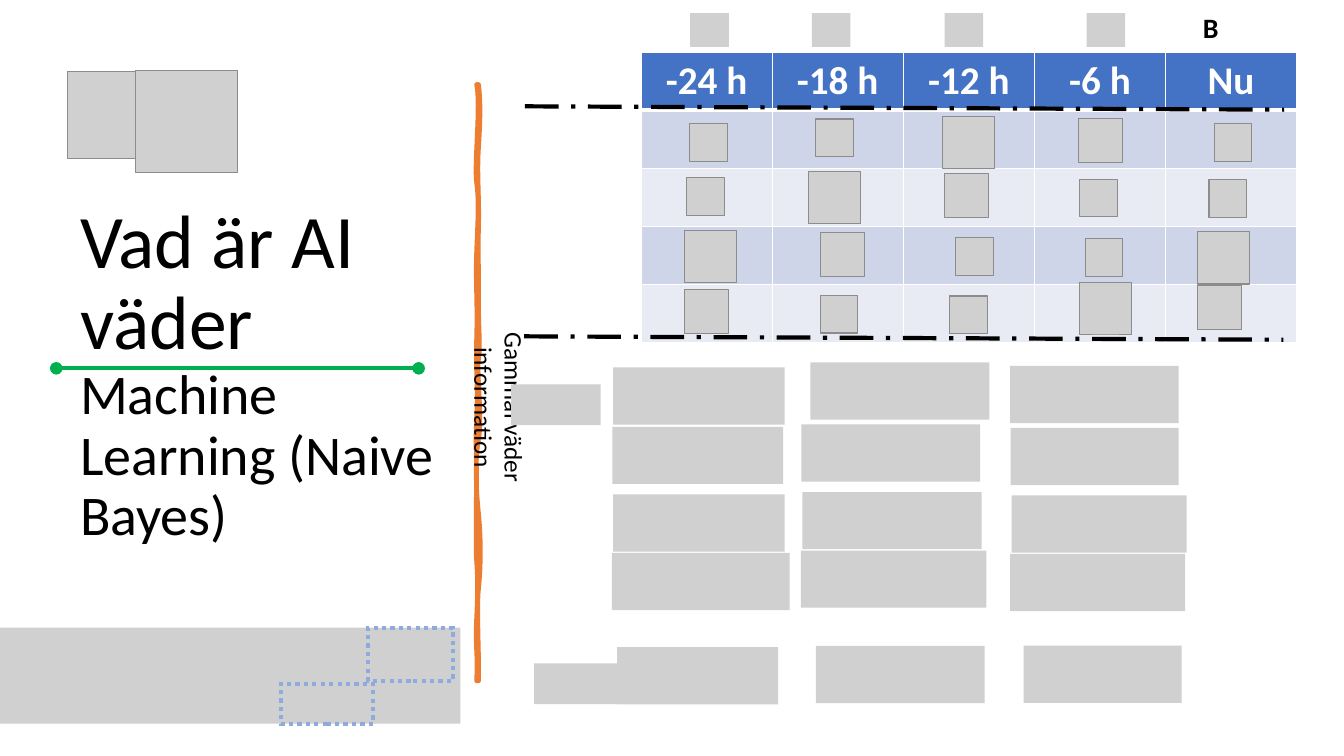
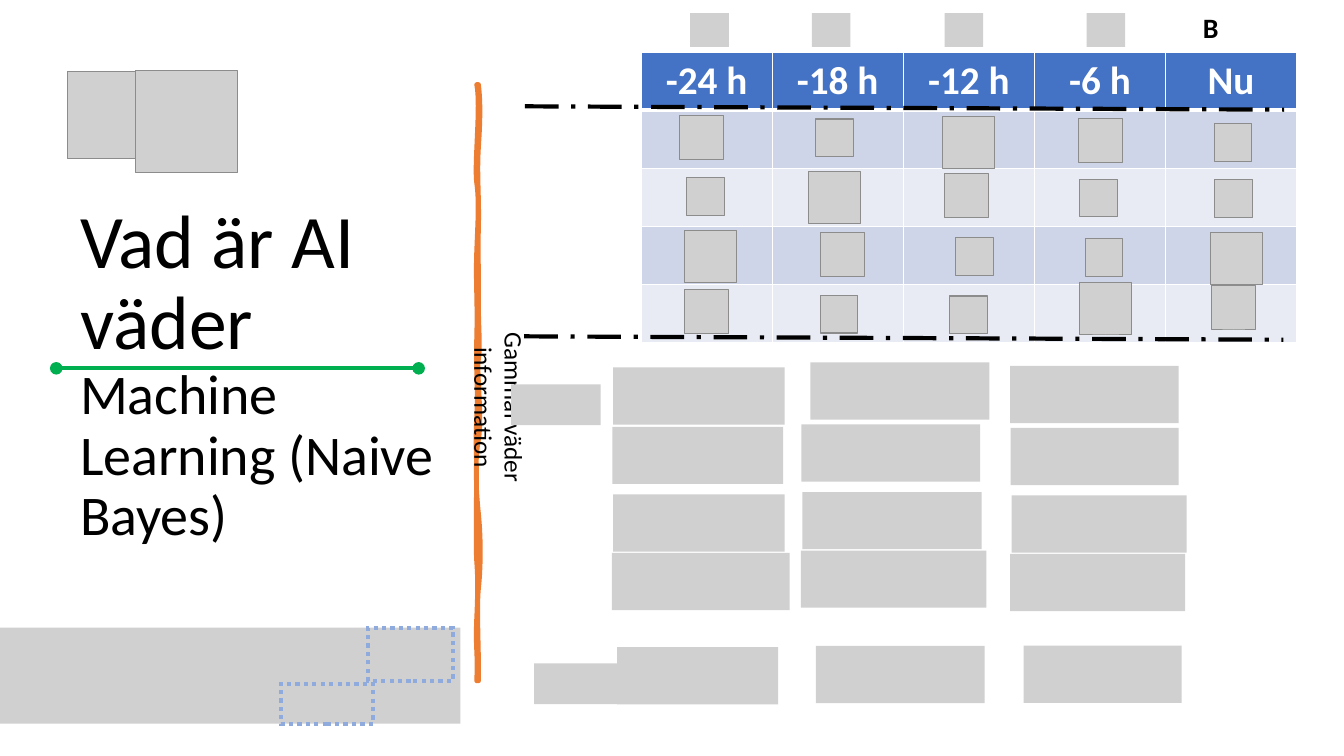
Before and after one commit to mo-mosverkstad/new_idea, a slide deck: slide 10 of AI väder/AIWeather.pptx. Drawn at 1344x756 pixels with LibreOffice and Linux fonts; fonts in the diff are those of the drawing; grey boxes stand for pictures. Boxes give left, top, right and bottom in pixels: in the first picture for what was removed or moved away, otherwise in the second. Text is boxed around its words. In the diff, an @@ line names an element or a change of style, - is before the commit and + after.

Commit message:
Uppdaterad gammal information av AI väder
En presentation om AI väder med uppdaterad gammal information som visar den effektivare.

```diff
--- a/AI väder/AIWeather.pptx
+++ b/AI väder/AIWeather.pptx
@@ picture: place and size @@
-picture at box(690, 124, 728, 162)
+picture at box(680, 115, 724, 159)
@@ picture: place and size @@
-picture at box(1209, 180, 1247, 219)
+picture at box(1215, 180, 1253, 219)
@@ picture: place and size @@
-picture at box(1198, 232, 1250, 284)
+picture at box(1211, 232, 1263, 284)
@@ picture: place and size @@
-picture at box(1198, 286, 1242, 331)
+picture at box(1212, 286, 1256, 331)
```
Also in this commit, not shown: 7 other slides changed.
